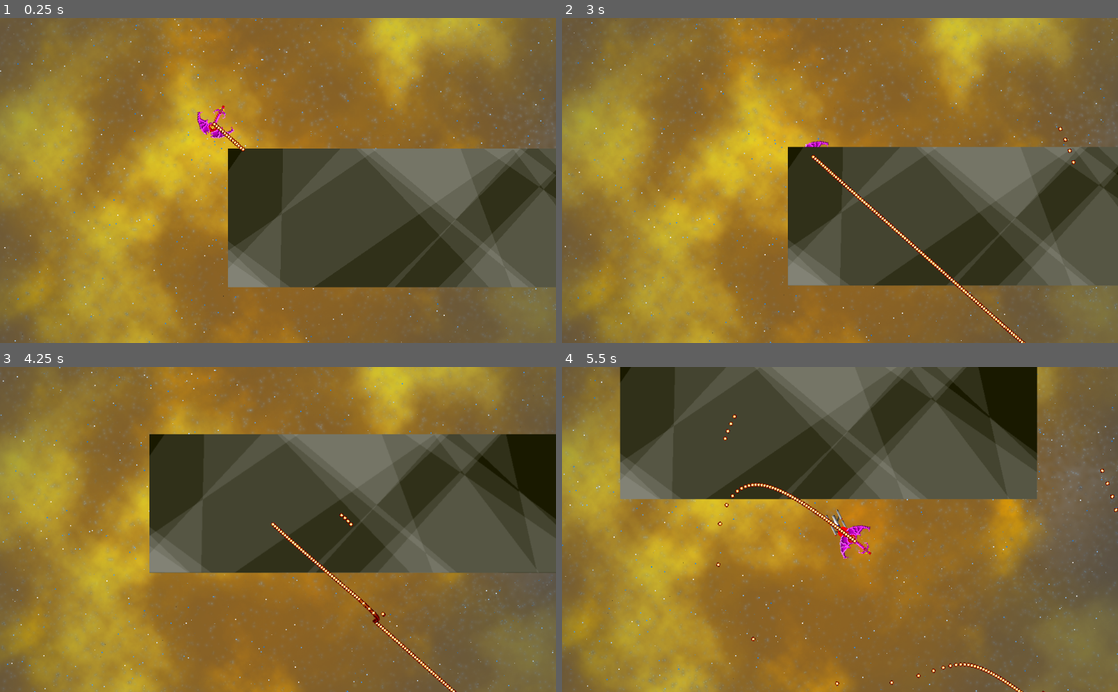
Above: before the commit, frames 1-4 (two rows, left to right).
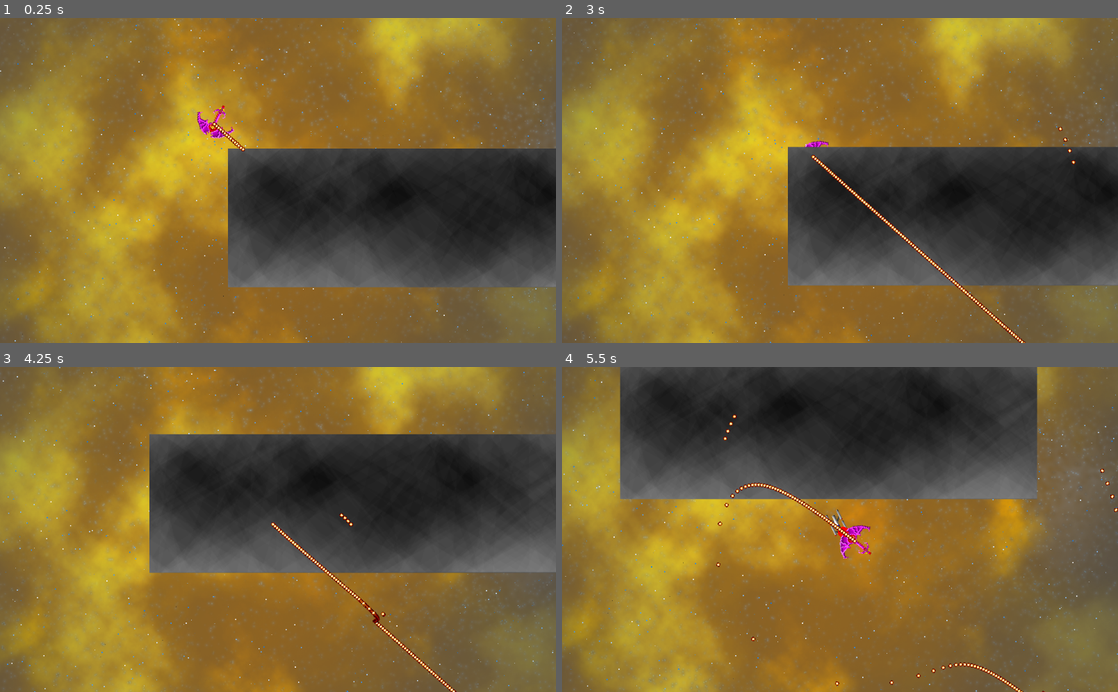
Above: after the commit, the same moments.

Repository: jorisvddonk/after-the-doctrinal-conflict
Game: Godot game, scene res://main.tscn
Same seed, same stepped clock (60 frames per second), same inputs: the game is played once before the commit and once after it.
Inputs:
- Up to frame 1 (0.25 s): no input
- Up to frame 2 (3 s): hold D 0.53-1.28 s; tap Space at 0.77, 1.52 s; hold A 1.28-2.03 s; hold D 2.03-2.78 s; hold W from 2.78 s (still down)
- Up to frame 3 (4.25 s): tap Space at 3.02, 3.77 s; release W at 3.53 s; hold A from 3.53 s (still down)
- Up to frame 4 (5.5 s): keep holding A; tap Space at 4.52 s

The runs differ from the first frame. In frame 1, 18% of the frame differs, in the area x 41-100%, y 40-83%; in frame 2, 17%; in frame 3, 21%, in the area x 26-100%, y 20-64%; in frame 4, 21%.

Commit message:
update terrain generation script

Diff:
--- a/PlanetTexture.gd
+++ b/PlanetTexture.gd
@@ -2,26 +2,35 @@
 
 const WIDTH = 256 * 3
 const HEIGHT = 256
+const ITERCOUNT = 100
+const H_ABILITY = 2
 
 func _ready():
+	randomize()
 	var imageTexture = ImageTexture.new()
 	var dynImage = Image.new()
 
 
 	dynImage.create(WIDTH,HEIGHT,false,Image.FORMAT_RGB8)
 	dynImage.fill(Color(0.1,0.1,0,1))
-	dynImage.lock()
 
-	for f in range(9):
+	var arr = []
+	for i in range(WIDTH):
+		for j in range(HEIGHT):
+			arr.push_back(0)
+
+
+
+	for f in range(ITERCOUNT):
 		var f1_x_orig = int(randf() * WIDTH)
-		var f1_x_off = (randf() * 3) - 1.5
+		var f1_x_off = (randf() * H_ABILITY)
 
-		var f2_x_orig = int(randf() * WIDTH)
-		var f2_x_off = (randf() * 3) - 1.5
+		var f2_x_orig = f1_x_orig + int(randf() * (WIDTH / H_ABILITY))
+		var f2_x_off = 0 - (randf() * H_ABILITY)
 
 		for j in range(HEIGHT):
-			var i_min = f1_x_orig + int(f1_x_off * j) % WIDTH
-			var i_max = f2_x_orig + int(f2_x_off * j) % WIDTH
+			var i_min = f1_x_orig + int(f1_x_off * j)
+			var i_max = f2_x_orig + int(f2_x_off * j)
 
 			var o = i_min
 			var i = 0
@@ -33,11 +42,20 @@
 
 			while i < im:
 				var i_x = (o + i) % WIDTH
-				var c = dynImage.get_pixel(i_x, j)
+				arr[j * WIDTH + i_x] += 1
+				#var c = dynImage.get_pixel(i_x, j)
 
-				dynImage.set_pixel(i_x, j, c.lightened(0.1))
+				#dynImage.set_pixel(i_x, j, c.lightened(0.05))
 				i += 1
 
+
+	dynImage.lock()
+	var fI = float(ITERCOUNT)
+	for i in range(WIDTH):
+		for j in range(HEIGHT):
+			var p = float(arr[j * WIDTH + i]) / fI
+			dynImage.set_pixel(i, j, Color(p, p, p, 1))
 	dynImage.unlock()
+
 	imageTexture.create_from_image(dynImage)
 	self.texture = imageTexture
